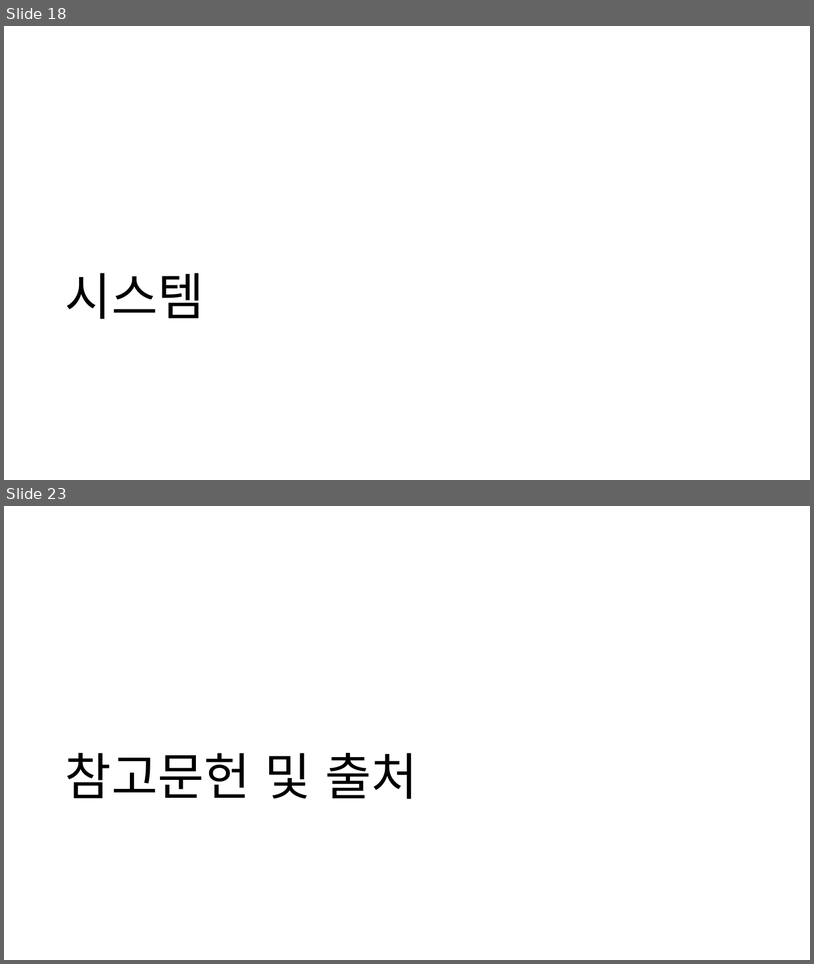
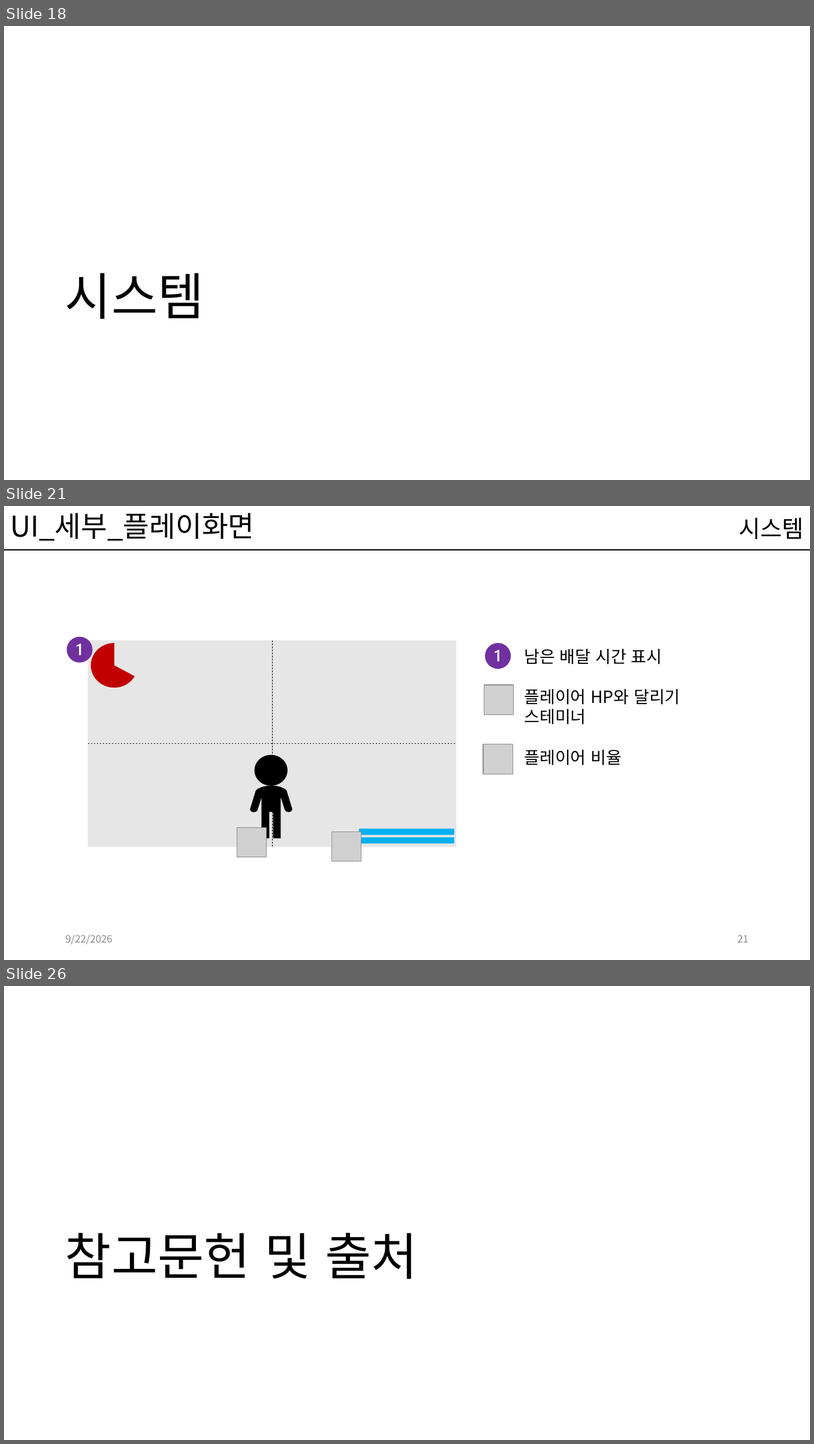
Before and after one commit to kwakyerin/2026_Graduation_Project, a slide deck: documents/HyunahKwon/design/designing/배트와 달트_기획서.pptx. Shown one above the other, each under a label of ours: slides 18 and 23 before the commit, slides 18, 21 and 26 after it; the slides between them are not shown. The pictures are 814x964 and 814x1444 pixels, drawn with LibreOffice and Linux fonts; fonts in the diff are those of the drawing; grey boxes stand for pictures. Boxes give left, top, right and bottom in pixels: in the first picture for what was removed or moved away, otherwise in the second. Text is boxed around its words. In the diff, an @@ line names an element or a change of style, - is before the commit and + after.

Commit message:
플레이화면 UI 참고이미지추가 및 기획

```diff
--- a/documents/HyunahKwon/design/designing/배트와 달트_기획서.pptx
+++ b/documents/HyunahKwon/design/designing/배트와 달트_기획서.pptx
@@ slide 21 added at box(4, 506, 810, 960), background #FFFFFF @@
@@ title added at box(10, 513, 255, 541), 34 pt, text #000000 @@
+UI_세부_플레이화면
@@ text added at box(740, 517, 804, 539), 28 pt, text #000000 @@
+시스템
@@ line added from (4, 550) to (810, 550), #000000 1 pt @@
@@ freeform shape added at box(67, 637, 93, 663), fill #7030A0 @@
@@ rectangle added at box(87, 640, 456, 847), fill #E7E6E6 @@
@@ pie slice (boxed as its full ellipse) added at box(91, 643, 138, 687), fill #C00000 @@
@@ line added from (272, 640) to (272, 847), #000000 0.5 pt dashed @@
@@ freeform shape added at box(486, 643, 512, 669), fill #7030A0 @@
@@ text added at box(524, 648, 680, 765), 20 pt, text #000000 @@
+남은 배달 시간 표시
+플레이어 HP와 달리기
+스테미너
+플레이어 비율
@@ picture added at box(485, 685, 514, 715) @@
@@ line added from (87, 744) to (457, 744), #000000 0.5 pt dashed @@
@@ ellipse added at box(254, 754, 288, 786), fill #000000 @@
@@ picture added at box(484, 744, 513, 774) @@
@@ freeform shape added at box(250, 786, 293, 838), fill #000000 @@
@@ picture added at box(237, 827, 267, 857) @@
@@ rectangle added at box(359, 828, 455, 834), fill #00B0F0 @@
@@ picture added at box(332, 831, 362, 861) @@
@@ rectangle added at box(359, 837, 455, 843), fill #00B0F0 @@
@@ text added at box(65, 934, 112, 944), 12 pt, text #8C8C8C @@
+9/22/2026
@@ page number added at box(738, 934, 749, 942), 12 pt, text #8C8C8C @@
+21
@@ what was slide 23 is now slide 26 @@
```
Also in this commit, not shown: 17 slides changed, 2 other slides added, 1 other file.
